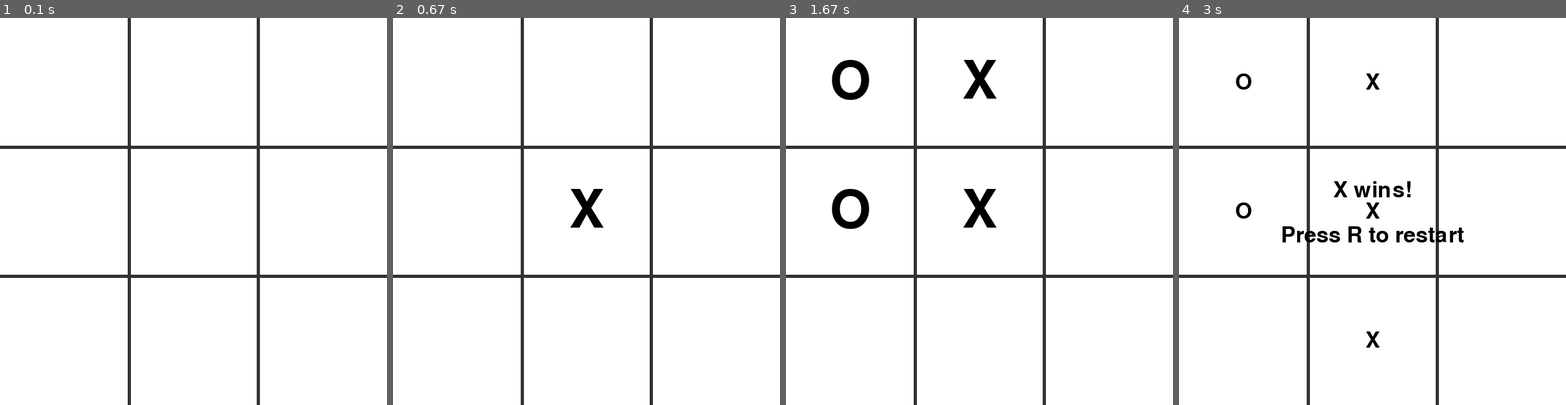
Above: before the commit, frames 1-4 (left to right).
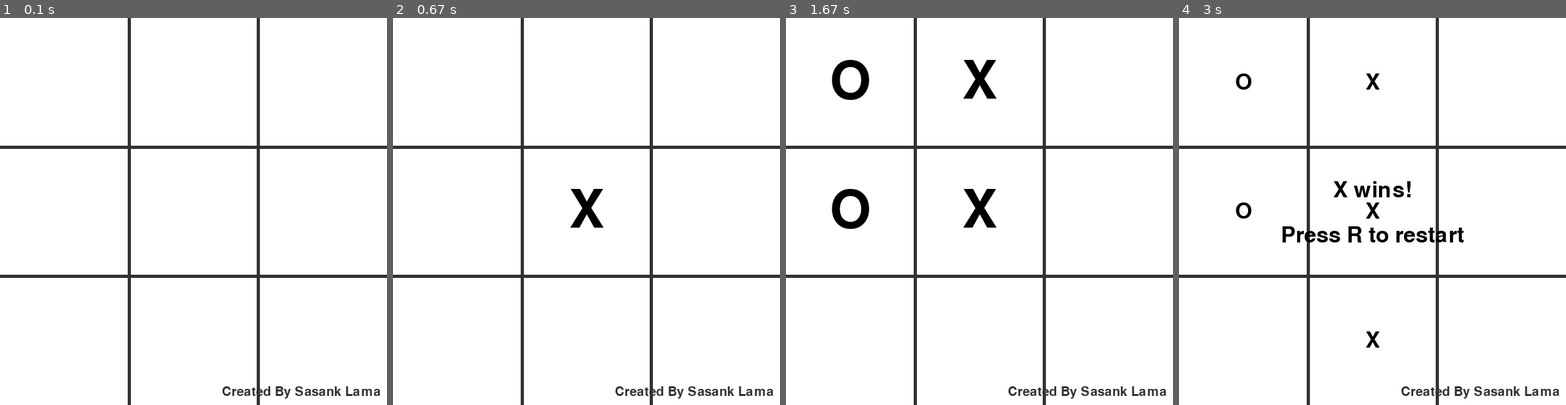
Above: after the commit, the same moments.

Repository: Sasank-5716/Pygames
Game: pygame game, started from TicTacToe/tictactoe.py
The game is run twice, just before and just after one commit, with the same random seed, the same clock (stepped at 60 frames per second) and the same inputs.
Inputs (mouse positions are in pixels of both pictures, inside the frame that each line leads up to):
- Up to frame 1 (0.1 s): no input
- Up to frame 2 (0.67 s): click (586, 211) at 0.38 s
- Up to frame 3 (1.67 s): click (886, 215) at 0.72 s; click (1037, 76) at 1.05 s; click (886, 134) at 1.38 s
- Up to frame 4 (3 s): click (1353, 312) at 1.75 s

The runs differ from the first frame. In frame 1, 0.5% of the frame differs, in the area x 57-99%, y 95-99%; in frame 2, 0.5%; in frame 3, 0.5%; in frame 4, 0.5%.

Commit message:
Add Created By Sasank Lama logo

Diff:
--- a/TicTacToe/tictactoe.py
+++ b/TicTacToe/tictactoe.py
@@ -98,7 +98,15 @@
                 current_player = 'X'
                 game_over = False
 
+    def draw_logo(screen):
+        logo_font = pygame.font.Font(None, 30)  # Small font for logo
+        logo_text = logo_font.render('Created By Sasank Lama', True, (50, 50, 50))
+        logo_pos = (screen.get_width() - logo_text.get_width() - 10, screen.get_height() - logo_text.get_height() - 10)
+        screen.blit(logo_text, logo_pos)
+
+
     draw_board()
+    draw_logo(screen)
 
     if game_over:
         font = pygame.font.Font(None, 50)
